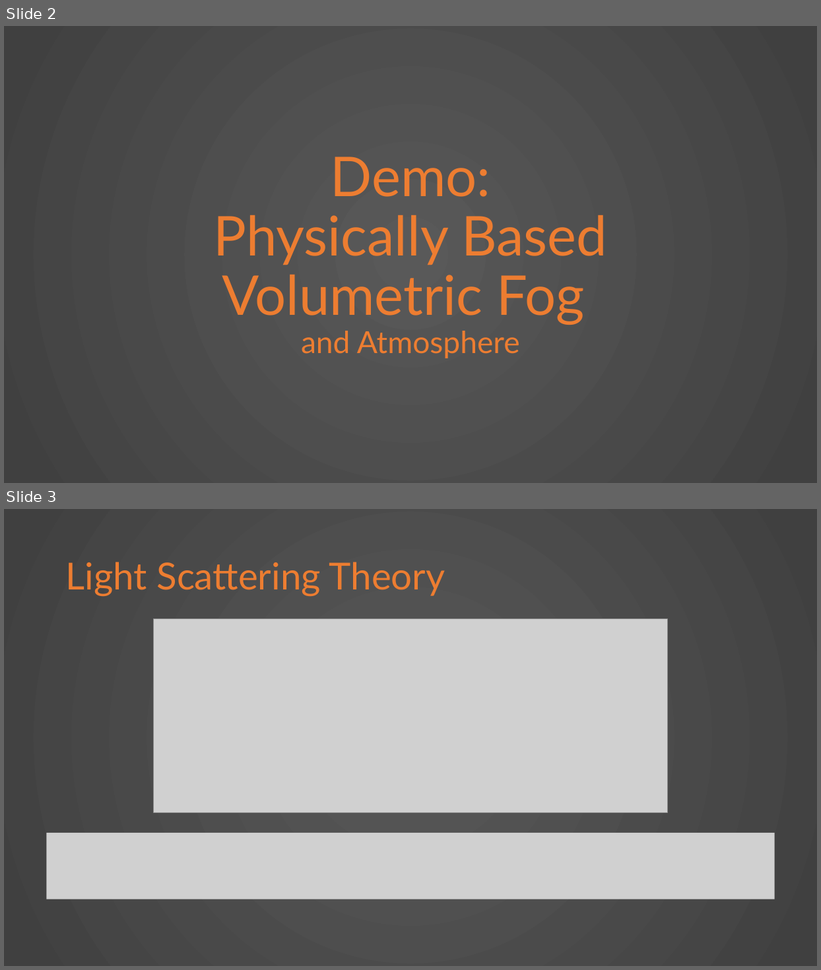
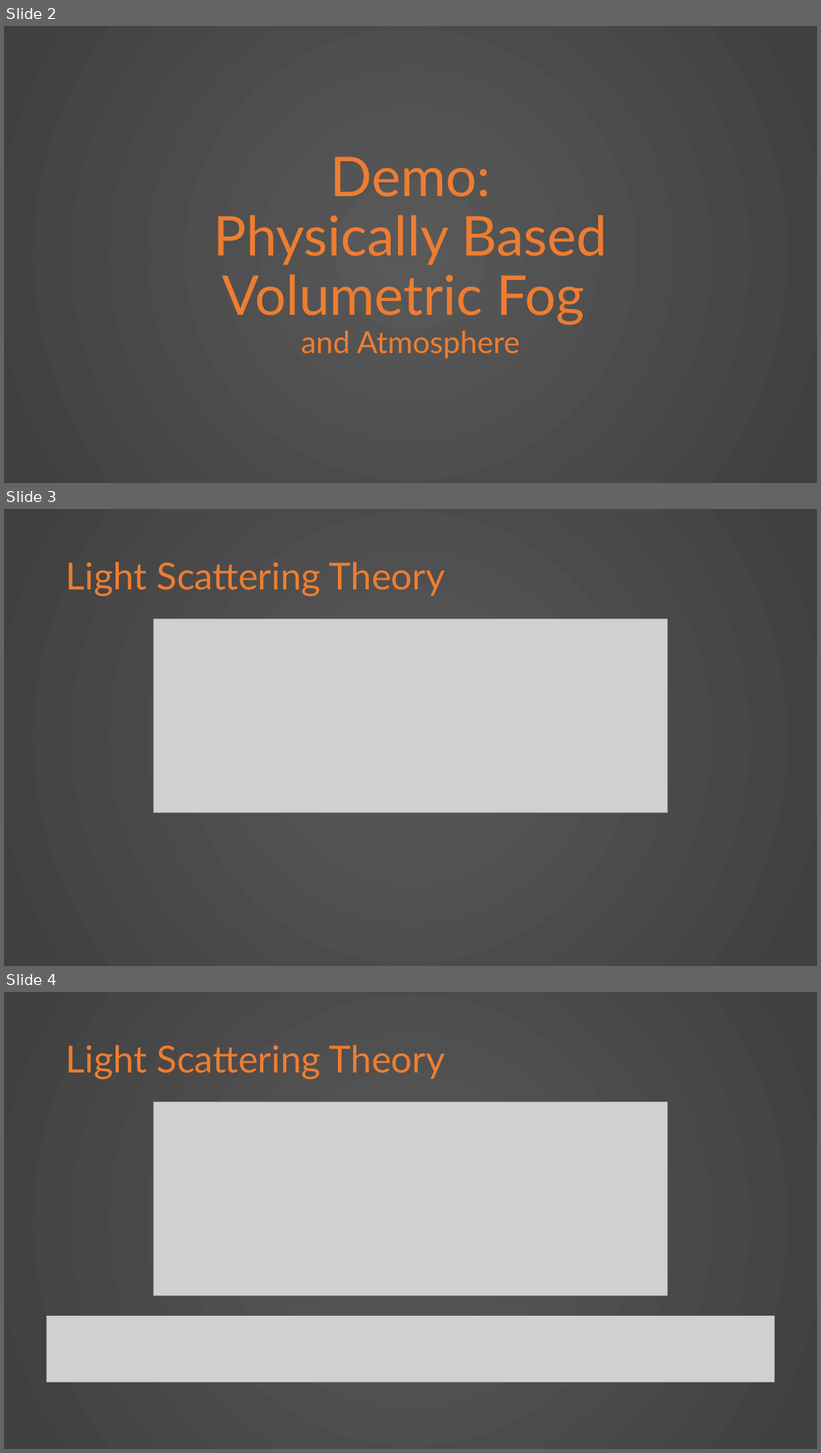
Before and after one commit to KnightTec/ShaderProject, a slide deck: Presentation.pptx. Shown one above the other, each under a label of ours: slides 2 and 3 before the commit, slides 2, 3 and 4 after it. The pictures are 821x970 and 821x1453 pixels, drawn with LibreOffice and Linux fonts; fonts in the diff are those of the drawing; grey boxes stand for pictures. Boxes give left, top, right and bottom in pixels: in the first picture for what was removed or moved away, otherwise in the second. Text is boxed around its words. In the diff, an @@ line names an element or a change of style, - is before the commit and + after.

```diff
--- a/Presentation.pptx
+++ b/Presentation.pptx
@@ slide 3 added at (4, 509, 817, 966), background gradient #595959 to #404040 @@
@@ title added at (66, 562, 446, 596), 44 pt, text #ED7D31 @@
+Light Scattering Theory
@@ picture added at (153, 619, 668, 813) @@
@@ what was slide 3 is now slide 4 @@
```
Also in this commit, not shown: 1 slide changed, 1 other file.
